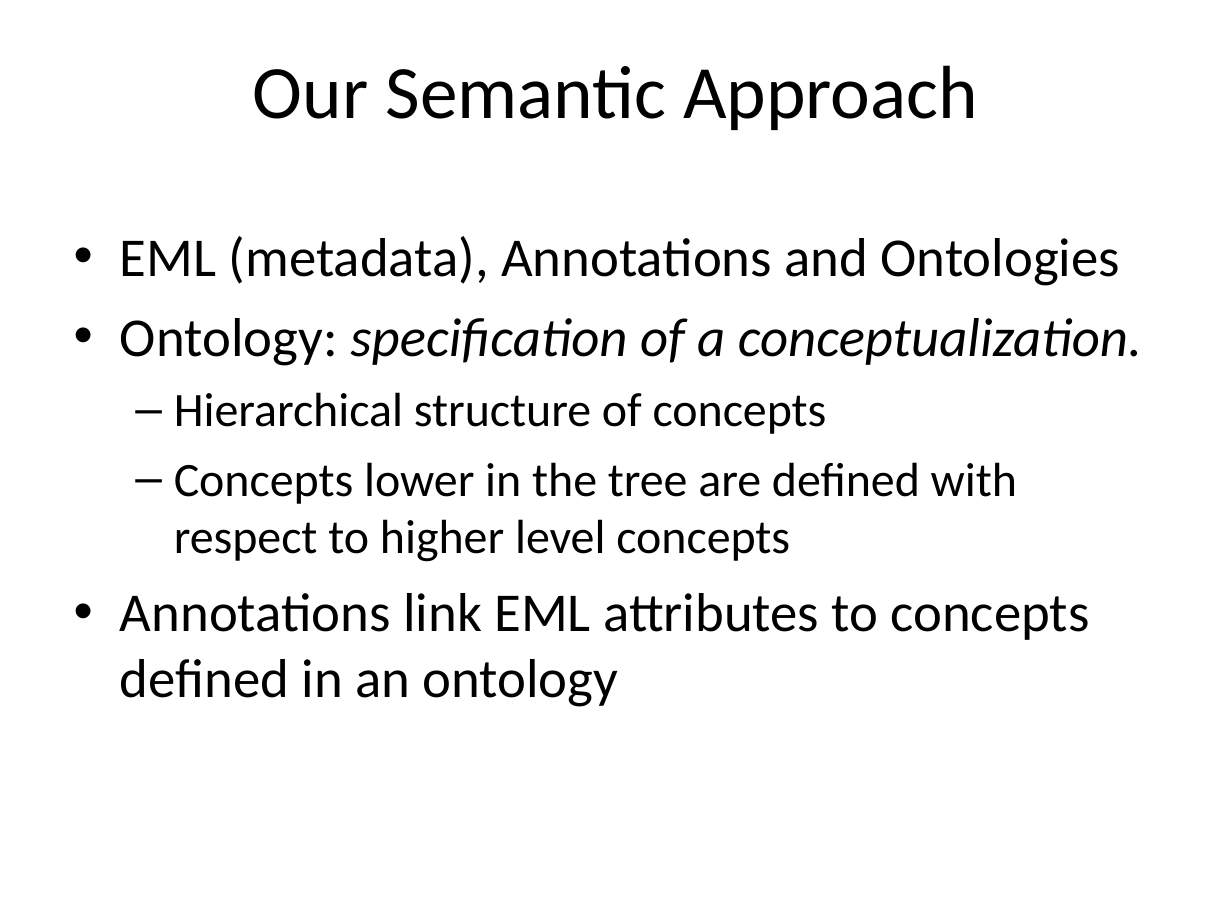
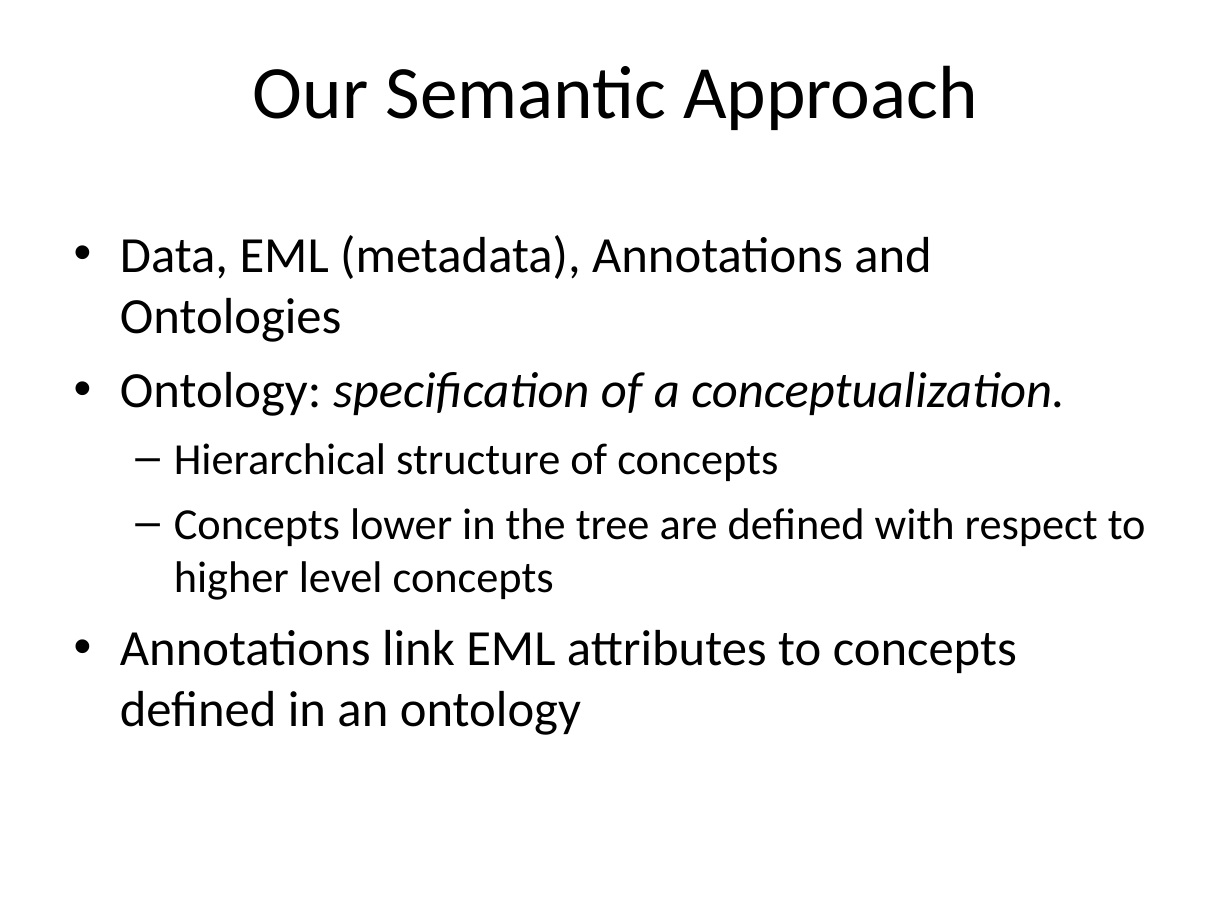
Before and after one commit to NCEAS/semtools, a slide deck: slide 7 of docs/presentations/2008.10.15-Devlunch-berkley.ppt. Drawn at 1232x924 pixels with LibreOffice and Linux fonts; fonts in the diff are those of the drawing; background and template pictures are left out. Boxes give left, top, right and bottom in pixels: in the first picture for what was removed or moved away, otherwise in the second. Text is boxed around its words. In the diff, an @@ line names an element or a change of style, - is before the commit and + after.

```diff
--- a/docs/presentations/2008.10.15-Devlunch-berkley.ppt
+++ b/docs/presentations/2008.10.15-Devlunch-berkley.ppt
@@ text at [120, 235, 931, 342]: text changed; size 32 to 29.6 pt @@
-• EML (metadata), Annotations and Ontologies
+• Data, EML (metadata), Annotations and Ontologies
@@ text at [120, 372, 1146, 735]: size 32 to 29.6 pt in "Ontology: specification of a conceptualization.", "Annotations link EML attributes to concepts defined ..."; size 28 to 25.9 pt in "Hierarchical structure of concepts", "Concepts lower in the tree are defined ..." @@
```
Also in this commit, not shown: 1 slide added.
